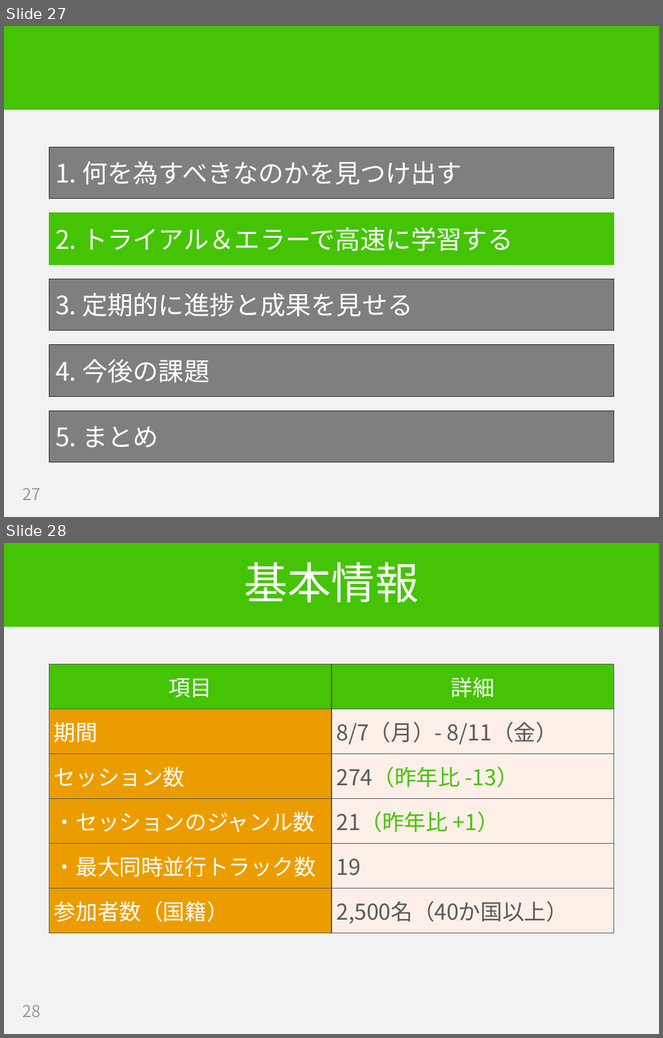
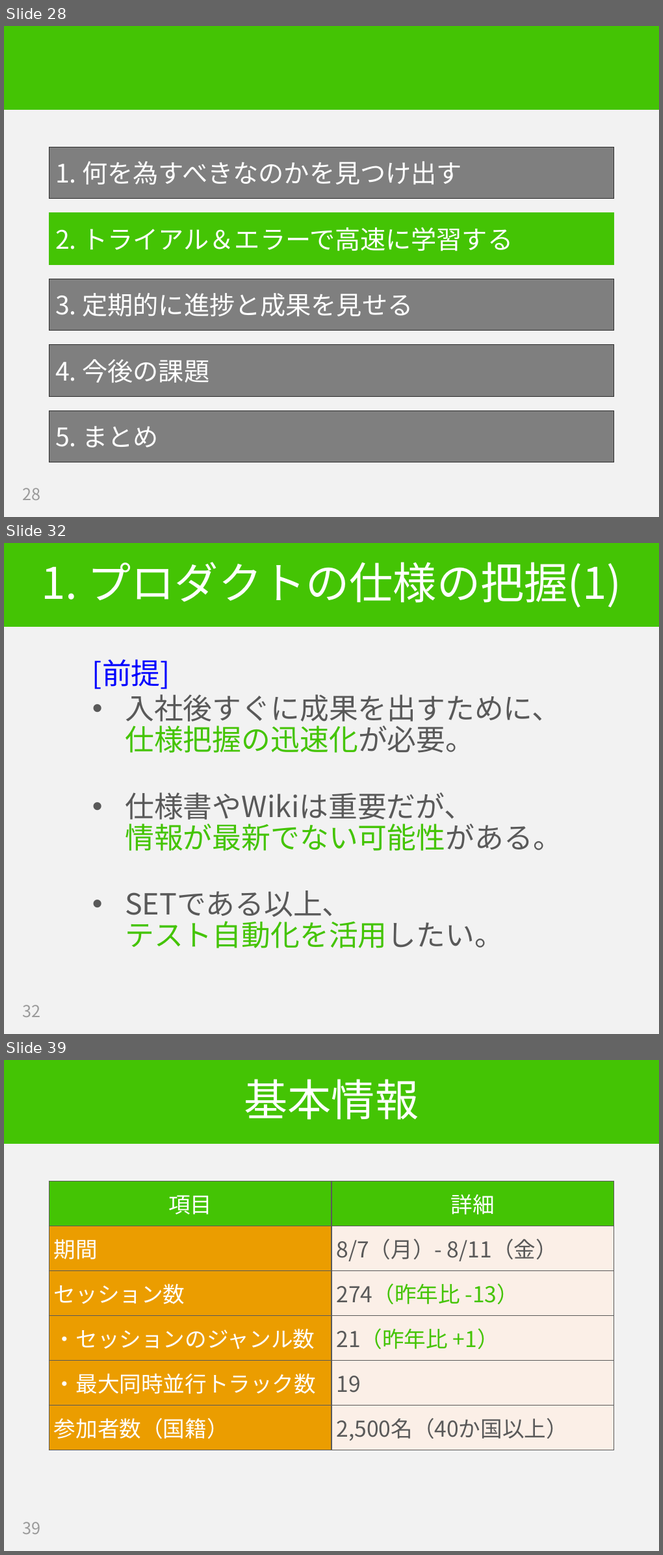
Before and after one commit to hageyahhoo/RSGT2018, a slide deck: SET_at_LINE_ja.pptx. Shown one above the other, each under a label of ours: slides 27 and 28 before the commit, slides 28, 32 and 39 after it; the slides between them are not shown. The pictures are 663x1038 and 663x1555 pixels, drawn with LibreOffice and Linux fonts; fonts in the diff are those of the drawing. Boxes give left, top, right and bottom in pixels: in the first picture for what was removed or moved away, otherwise in the second. Text is boxed around its words. In the diff, an @@ line names an element or a change of style, - is before the commit and + after.

```diff
--- a/SET_at_LINE_ja.pptx
+++ b/SET_at_LINE_ja.pptx
@@ slide 32 added at bbox=[4, 543, 659, 1034], background #F2F2F2; not listed: 1 template element that a slide beside it also shows @@
@@ title added at bbox=[42, 562, 622, 607], 48 pt, text #FFFFFF @@
+1. プロダクトの仕様の把握(1)
@@ text added at bbox=[92, 659, 562, 949], 32 pt, text #595959 @@
+  [前提]
+  • 入社後すぐに成果を出すために、
+    仕様把握の迅速化が必要。
+  • 仕様書やWikiは重要だが、
+    情報が最新でない可能性がある。
+  • SETである以上、
+    テスト自動化を活用したい。
@@ page number added at bbox=[22, 1005, 40, 1017], 18 pt, text #9B9B9B @@
+32
@@ what was slide 27 is now slide 28 @@
@@ page number at bbox=[22, 488, 40, 500]: text changed @@
-27
+28
@@ what was slide 28 is now slide 39 @@
@@ page number at bbox=[22, 1522, 40, 1534]: text changed @@
-28
+39
```
Also in this commit, not shown: 7 slides changed, 10 other slides added, 1 slide removed.
